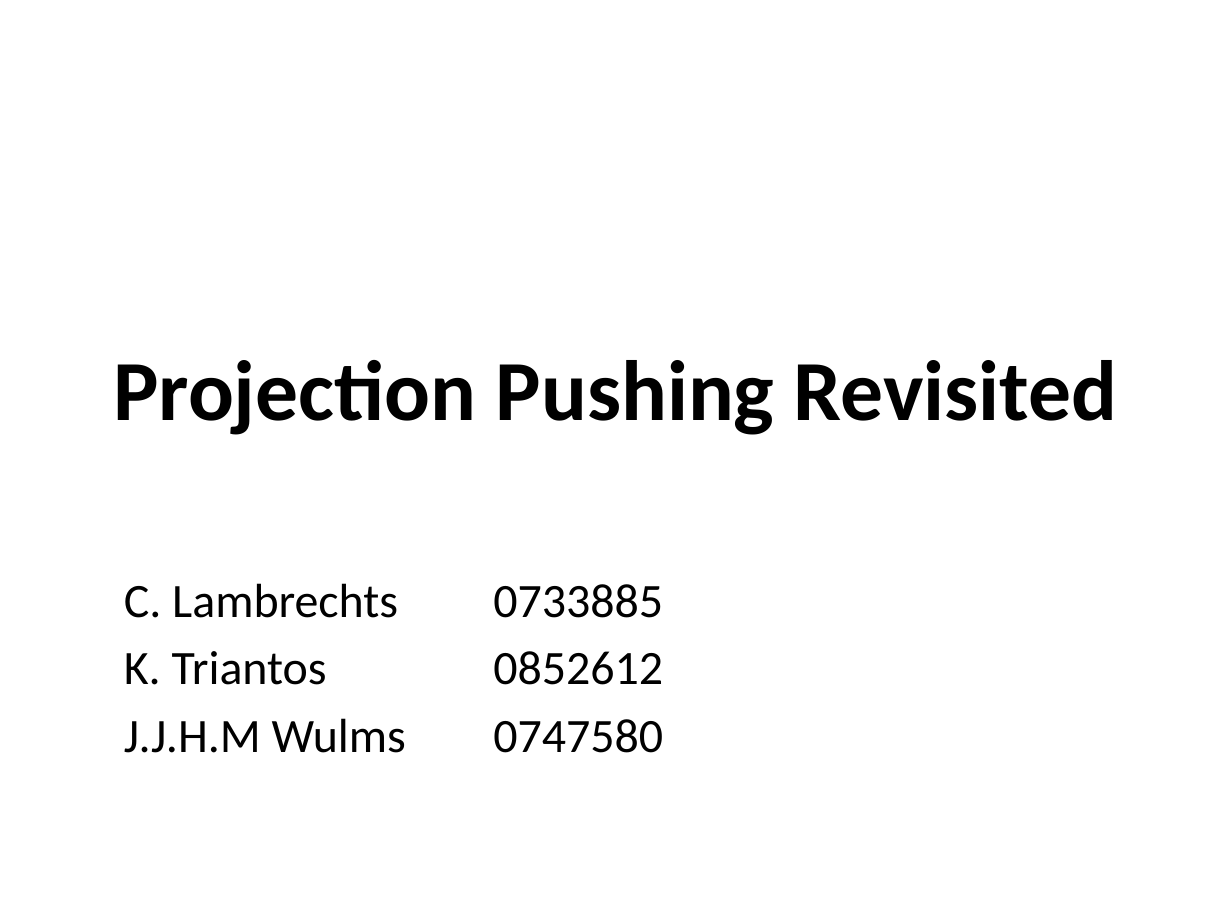
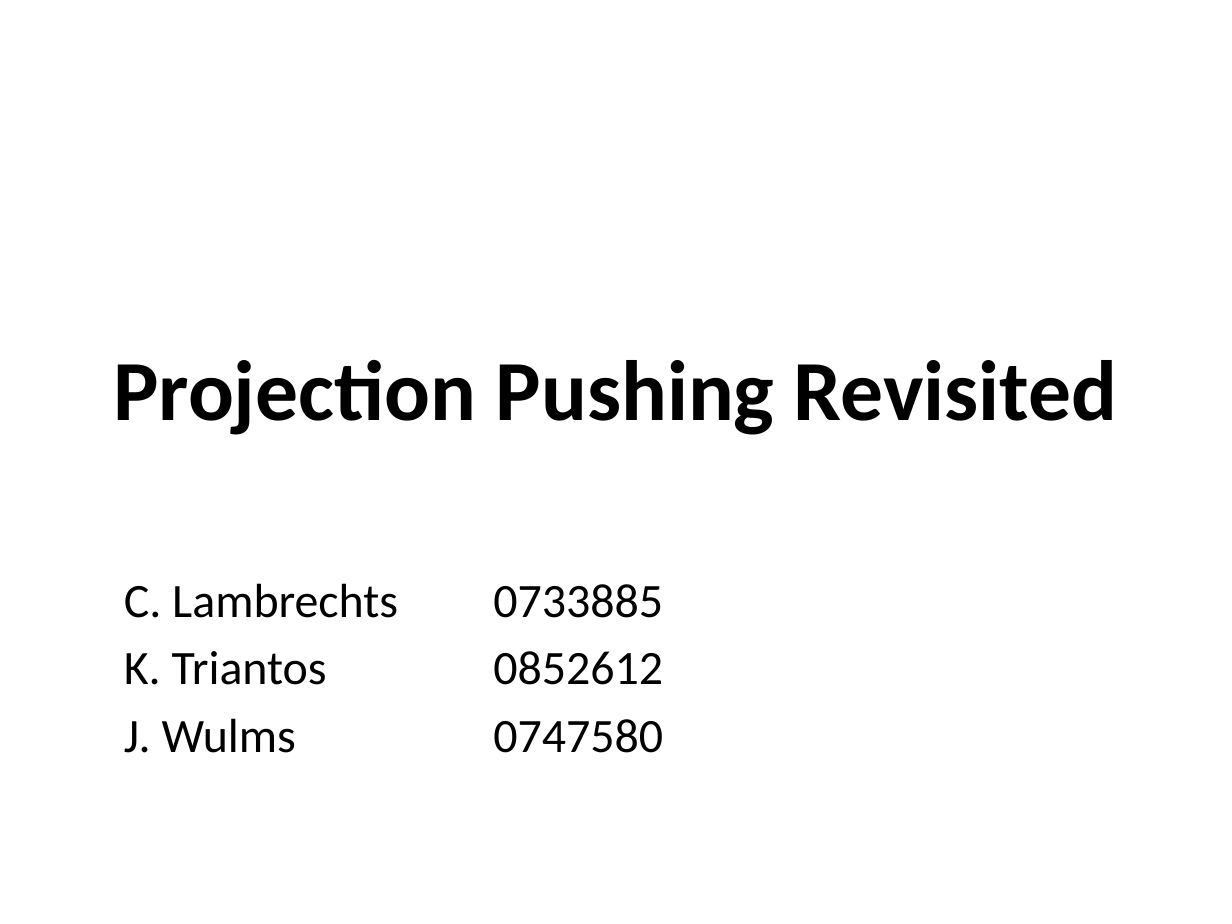
Before and after one commit to JulesWulms/database-technology, a slide deck: slide 1 of Presentation/Presentation1.pptx. Drawn at 1232x924 pixels with LibreOffice and Linux fonts; fonts in the diff are those of the drawing. Boxes give left, top, right and bottom in pixels: in the first picture for what was removed or moved away, otherwise in the second. Text is boxed around its words. In the diff, an @@ line names an element or a change of style, - is before the commit and + after.

Commit message:
changed the slies a bit
small typos

```diff
--- a/Presentation/Presentation1.pptx
+++ b/Presentation/Presentation1.pptx
@@ subtitle at (124, 718, 663, 753): text changed @@
-J.J.H.M Wulms 0747580
+J. Wulms 0747580
```
Also in this commit, not shown: 6 other slides changed.
